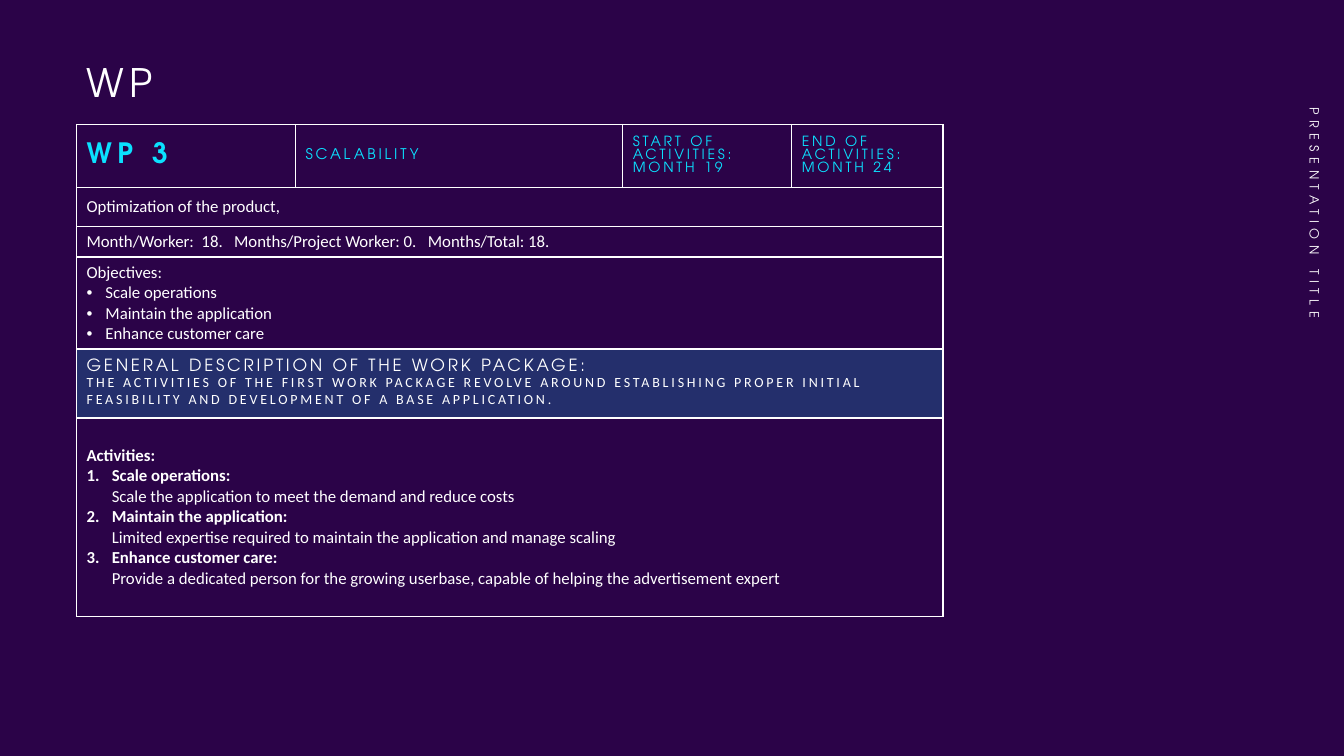
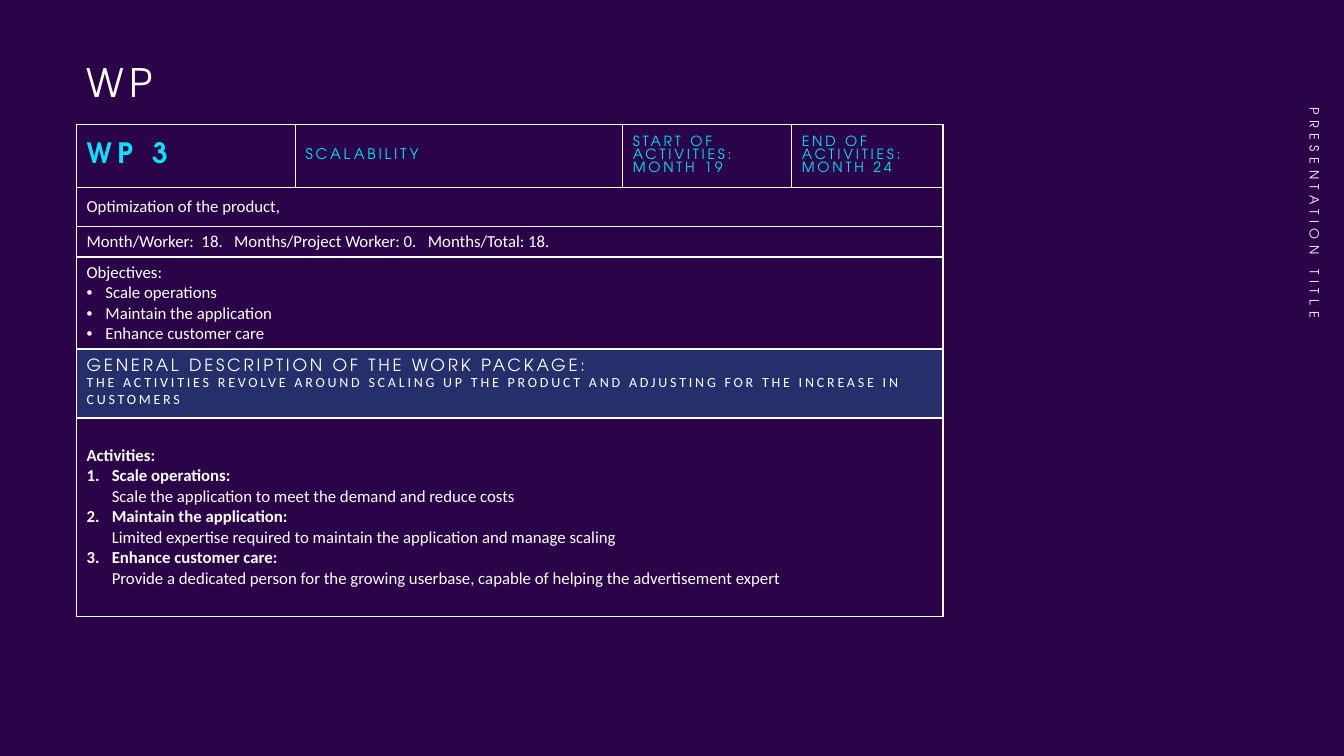
Before and after one commit to Etto48/IndAppProject, a slide deck: slide 28 of docs/Travel Mate.pptx. Drawn at 1344x756 pixels with LibreOffice and Linux fonts; fonts in the diff are those of the drawing; background and template pictures are left out. Boxes give left, top, right and bottom in pixels: in the first picture for what was removed or moved away, otherwise in the second. Text is boxed around its words. In the diff, an @@ line names an element or a change of style, - is before the commit and + after.

```diff
--- a/docs/Travel Mate.pptx
+++ b/docs/Travel Mate.pptx
@@ table at (77, 124, 944, 614) @@
-row 5, column 1: GENERAL DESCRIPTION OF THE WORK PACKAGE: / THE ACTIVITIES OF THE FIRST WORK PACKAGE REVOLVE AROUND ESTABLISHING PROPER INITIAL FEASIBILITY AND DEVELOPMENT OF A BASE APPLICATION.
+row 5, column 1: GENERAL DESCRIPTION OF THE WORK PACKAGE: / THE ACTIVITIES REVOLVE AROUND SCALING UP THE PRODUCT AND ADJUSTING FOR THE INCREASE IN CUSTOMERS
```
Also in this commit, not shown: 2 other slides changed, 1 other file.
